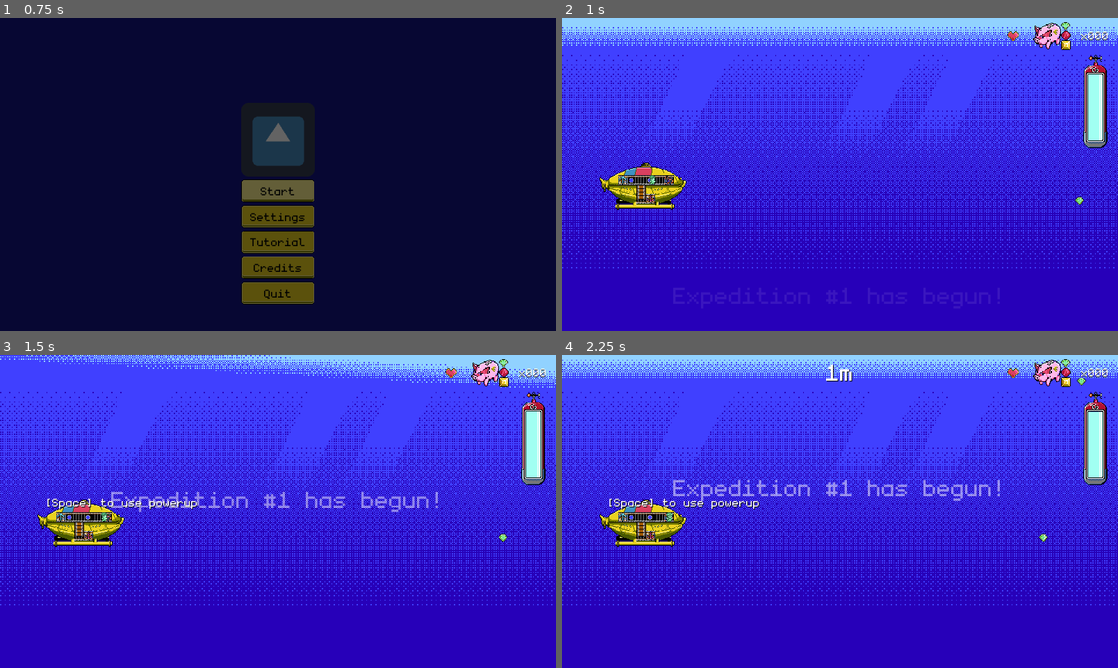
Above: before the commit, frames 1-4 (two rows, left to right).
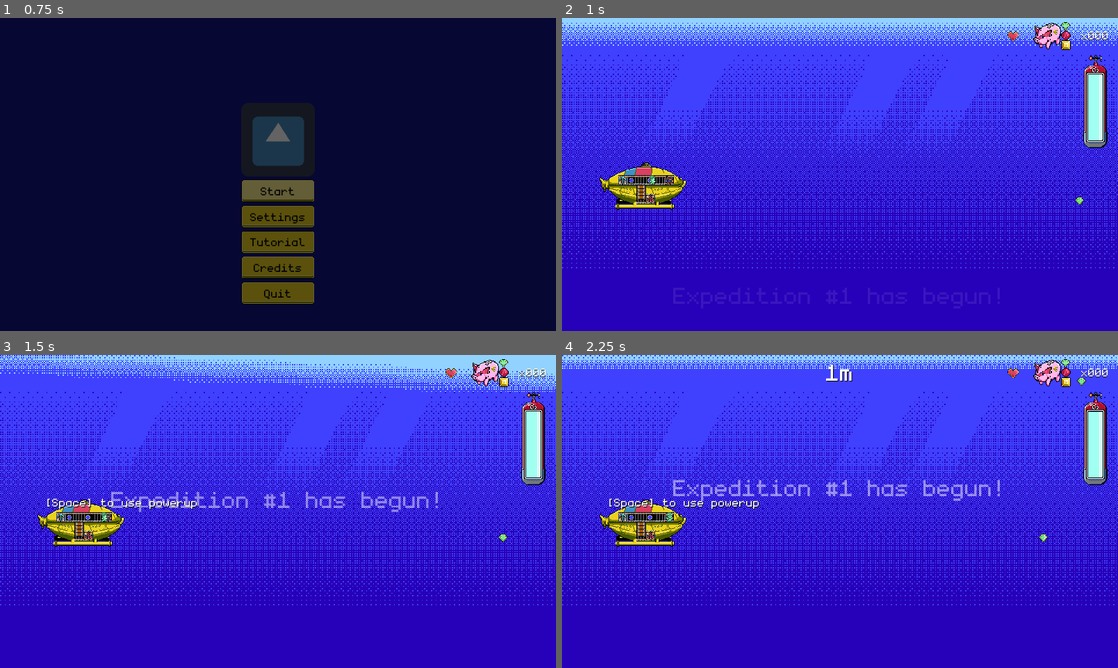
Above: after the commit, the same moments.

Repository: dmitriy-shmilo/gwj41
Game: Godot game, scene res://title_screen/title_screen.tscn
The game is run twice, just before and just after one commit, with the same random seed, the same clock (stepped at 60 frames per second) and the same inputs. The engine's default icon, where the game draws it, is replaced by a stand-in: a white triangle on a blue panel in a dark square. Sound files missing from this copy of the repository are replaced by a short silence.
Inputs (mouse positions are in pixels of both pictures, inside the frame that each line leads up to):
- Up to frame 1 (0.75 s): click "Start" at 0.5 s
- Up to frame 2 (1 s): no input
- Up to frame 3 (1.5 s): tap Enter at 1.25 s; move the mouse to (400, 495) at 1.27 s; hold D (right) from 1.28 s (still down); hold Space (interact) from 1.28 s (still down); click (400, 495) at 1.42 s
- Up to frame 4 (2.25 s): move the mouse to (728, 527) at 2.02 s; release D (right) at 2.03 s; release Space (interact) at 2.03 s; hold S (down) from 2.03 s (still down); tap Space (interact) at 2.1 s

Frame 1 is identical in both runs. In frame 2, 0.7% of the frame differs, in the area x 0-100%, y 1-9%; in frame 3, 2.1%, in the area x 0-100%, y 0-12%; in frame 4, 2.0%.

Commit message:
Play pickup, movement and damage sfx.

Diff:
--- a/src/game_screen/game_screen.gd
+++ b/src/game_screen/game_screen.gd
@@ -14,6 +14,9 @@
 onready var _gui: Gui = $"Gui"
 onready var _submarine: Submarine = $"Submarine"
 onready var _soundtrack_player: AudioStreamPlayer = $"SoundtrackPlayer"
+onready var _pickup_sound_player: AudioStreamPlayer = $"PickupSoundPlayer"
+onready var _damage_sound_player: AudioStreamPlayer = $"DamageSoundPlayer"
+onready var _end_sound_player: AudioStreamPlayer = $"EndSoundPlayer"
 onready var _screen_shaker: Shaker = $"ScreenShaker"
 
 var _max_lives = 1
@@ -107,6 +110,7 @@
 
 
 func _end_run() -> void:
+	_end_sound_player.play()
 	UserSaveData.best_progress = max(UserSaveData.best_progress, _distance)
 	UserSaveData.current_expedition += 1
 	UserSaveData.is_running = false
@@ -117,10 +121,12 @@
 
 func _on_item_collected(item) -> void:
 	if item is Treasure:
+		_pickup_sound_player.play()
 		_set_score(_score + item.value)
 		item.disappear()
 	elif item is Enemy:
 		if _invincibility_left <= 0.0:
+			_damage_sound_player.play()
 			_invincibility_left = INVINCIBILITY_TIME
 			_set_lives(_lives - 1)
 			_submarine.start_blinking()
--- a/src/game_screen/game_screen.tscn
+++ b/src/game_screen/game_screen.tscn
@@ -1,11 +1,13 @@
-[gd_scene load_steps=30 format=2]
+[gd_scene load_steps=32 format=2]
 
 [ext_resource path="res://game_screen/game_screen.gd" type="Script" id=1]
 [ext_resource path="res://ui/default_theme.tres" type="Theme" id=2]
 [ext_resource path="res://game_screen/submarine.tscn" type="PackedScene" id=3]
+[ext_resource path="res://assets/sound/sfx_gem_pickup.wav" type="AudioStream" id=4]
 [ext_resource path="res://game_screen/gui.gd" type="Script" id=5]
 [ext_resource path="res://ui/font_h1.tres" type="DynamicFont" id=6]
 [ext_resource path="res://assets/art/ui.png" type="Texture" id=7]
+[ext_resource path="res://assets/sound/sfx_sub_destroyed.wav" type="AudioStream" id=8]
 [ext_resource path="res://assets/art/ocean.png" type="Texture" id=9]
 [ext_resource path="res://assets/sound/ocean_dive.ogg" type="AudioStream" id=10]
 [ext_resource path="res://util/shaker.tscn" type="PackedScene" id=11]
@@ -101,7 +103,6 @@
 
 [node name="BackgroundWater" type="AnimatedSprite" parent="."]
 frames = SubResource( 18 )
-frame = 2
 playing = true
 centered = false
 
@@ -283,6 +284,15 @@
 
 [node name="ScreenShaker" parent="." instance=ExtResource( 11 )]
 
+[node name="PickupSoundPlayer" type="AudioStreamPlayer" parent="."]
+stream = ExtResource( 4 )
+
+[node name="DamageSoundPlayer" type="AudioStreamPlayer" parent="."]
+stream = ExtResource( 4 )
+
+[node name="EndSoundPlayer" type="AudioStreamPlayer" parent="."]
+stream = ExtResource( 8 )
+
 [connection signal="pressed" from="Gui/PauseContainer/VBoxContainer/HBoxContainer/QuitButton" to="." method="_on_QuitButton_pressed"]
 [connection signal="pressed" from="Gui/PauseContainer/VBoxContainer/HBoxContainer/ContinueButton" to="." method="_on_ContinueButton_pressed"]
 [connection signal="timeout" from="SpawnTimer" to="." method="_on_SpawnTimer_timeout"]
--- a/src/game_screen/submarine.gd
+++ b/src/game_screen/submarine.gd
@@ -6,11 +6,14 @@
 export(Vector2) var direction = Vector2.ZERO
 
 onready var _effect_player: AnimationPlayer = $"EffectPlayer"
+onready var _movement_sound_player: AudioStreamPlayer = $"MovementSoundPlayer"
+onready var _effect_sound_player: AudioStreamPlayer = $"EffectSoundPlayer"
 
 var _current_button: ActionButton
 
 func _process(delta: float) -> void:
 	if not Input.is_action_pressed("interact"):
+		_movement_sound_player.stop()
 		return
 
 	if _current_button == null:
@@ -20,19 +23,27 @@
 		return
 
 	if direction == Vector2.UP:
+		if not _movement_sound_player.playing:
+			_movement_sound_player.stream = preload("res://assets/sound/sfx_sub_ascend.wav")
+			_movement_sound_player.play()
 		move_and_slide(direction * up_speed)
 		return
 
 	if direction == Vector2.DOWN:
+		if not _movement_sound_player.playing:
+			_movement_sound_player.stream = preload("res://assets/sound/sfx_sub_descend.wav")
+			_movement_sound_player.play()
 		move_and_slide(direction * down_speed)
 
 
 func start_blinking() -> void:
 	_effect_player.play("blink")
+	_effect_sound_player.play()
 
 
 func stop_blinking() -> void:
 	_effect_player.play("RESET")
+	_effect_sound_player.stop()
 
 
 func ascend() -> void:
@@ -44,6 +55,7 @@
 
 
 func go_steady() -> void:
+	_movement_sound_player.stop()
 	direction = Vector2.ZERO
 
 
--- a/src/game_screen/submarine.tscn
+++ b/src/game_screen/submarine.tscn
@@ -8,6 +8,7 @@
 [ext_resource path="res://data/actions/descend.tres" type="Resource" id=6]
 [ext_resource path="res://data/actions/special.tres" type="Resource" id=7]
 [ext_resource path="res://data/actions/ascend.tres" type="Resource" id=8]
+[ext_resource path="res://assets/sound/sfx_sub_damaged.wav" type="AudioStream" id=9]
 
 [sub_resource type="CapsuleShape2D" id=3]
 radius = 31.9999
@@ -112,6 +113,13 @@
 anims/RESET = SubResource( 4 )
 anims/blink = SubResource( 5 )
 
+[node name="MovementSoundPlayer" type="AudioStreamPlayer" parent="."]
+bus = "Sfx"
+
+[node name="EffectSoundPlayer" type="AudioStreamPlayer" parent="."]
+stream = ExtResource( 9 )
+bus = "Sfx"
+
 [connection signal="targeted" from="AscendButton" to="." method="_on_Button_targeted"]
 [connection signal="untargeted" from="AscendButton" to="." method="_on_Button_untargeted"]
 [connection signal="targeted" from="DescendButton" to="." method="_on_Button_targeted"]
--- a/src/ui/fader.gd
+++ b/src/ui/fader.gd
@@ -20,7 +20,8 @@
 var _audio_player: AudioStreamPlayer
 
 func _ready() -> void:
-	_audio_player = get_node(audio_player)
+	if audio_player != "":
+		_audio_player = get_node(audio_player)
 	_fade.visible = true
 	_out_color = _fade.modulate
 	_in_color = Color(_out_color.r, _out_color.g, _out_color.b, 0)
Not shown, added: src/assets/sound/sfx_gem_pickup.wav.import
Not shown, added: src/assets/sound/sfx_sub_ascend.wav.import
Not shown, added: src/assets/sound/sfx_sub_damaged.wav.import
Not shown, added: src/assets/sound/sfx_sub_descend.wav.import
Not shown, added: src/assets/sound/sfx_sub_destroyed.wav.import
Not shown, added: src/assets/sound/sfx_sub_powerup.wav.import
Not shown: 1 places in src/game_screen/submarine.tscn that only renumber resources
Not shown, added: src/assets/sound/sfx_gem_pickup.wav
Not shown, added: src/assets/sound/sfx_sub_ascend.wav
Not shown, added: src/assets/sound/sfx_sub_damaged.wav
Not shown, added: src/assets/sound/sfx_sub_descend.wav
Not shown, added: src/assets/sound/sfx_sub_destroyed.wav
(and 1 more such lines)
